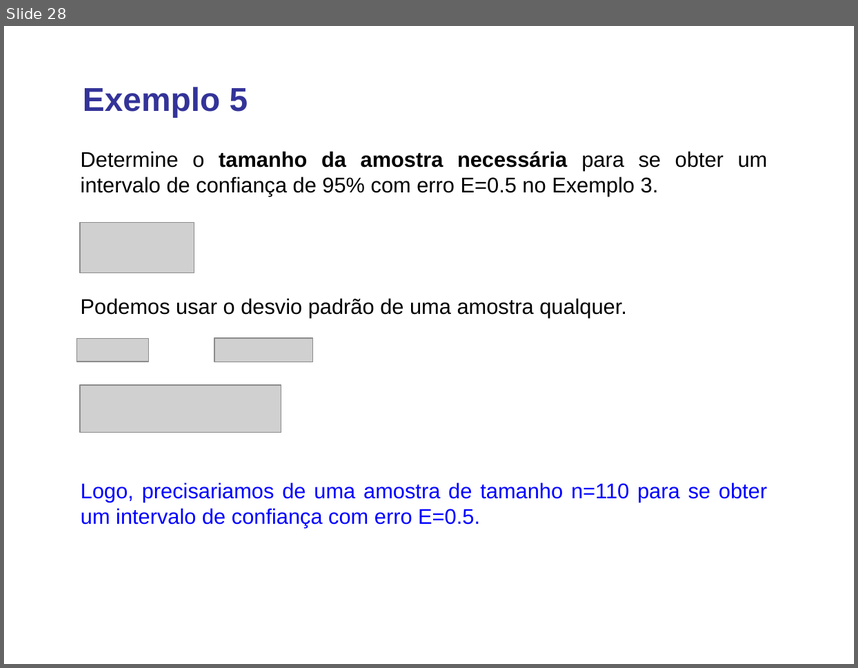
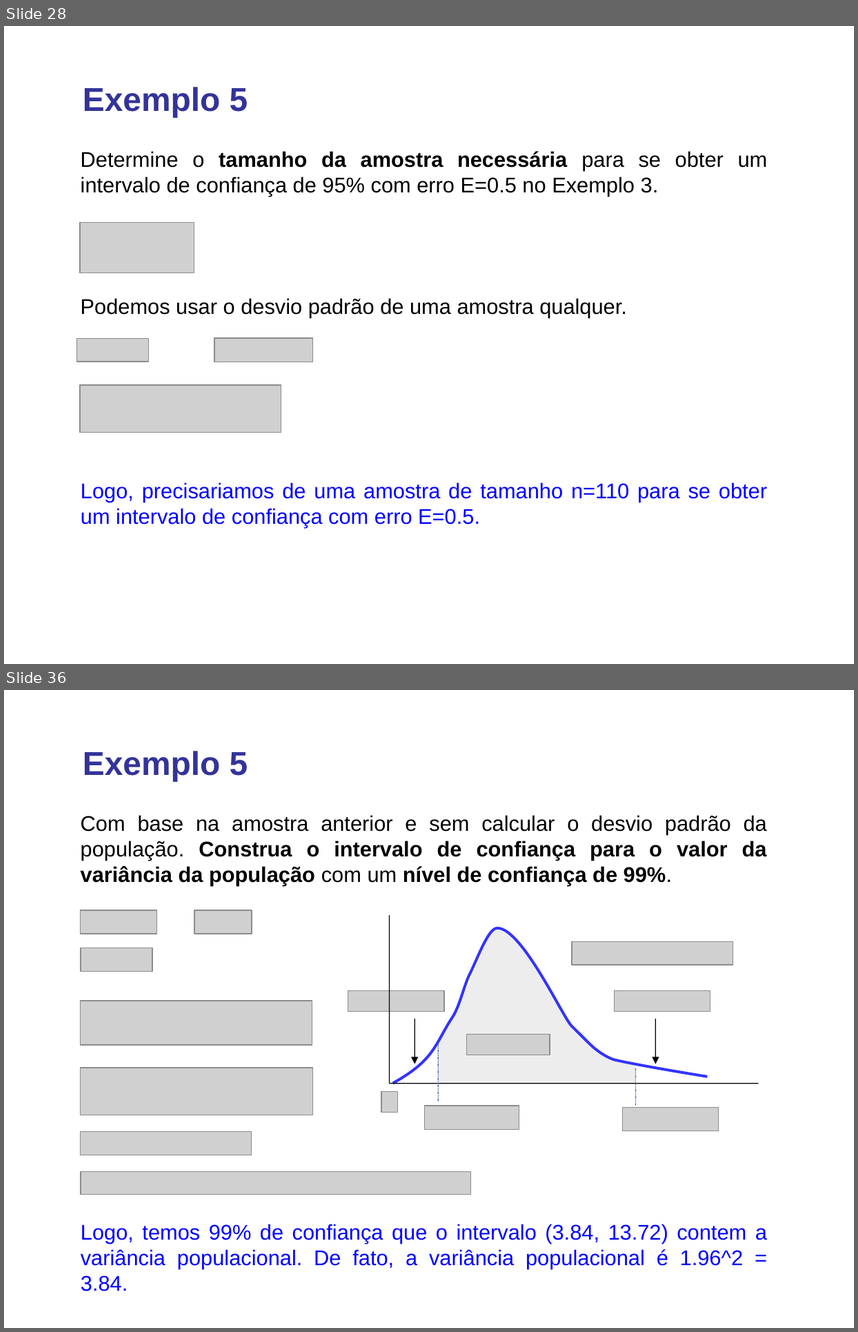
Before and after one commit to lansaviniec/estatistica, a slide deck: 7 estimativas e tamanhos amostrais.ppt. Shown one above the other, each under a label of ours: slide 28 before the commit, slides 28 and 36 after it; the slides between them are not shown. The pictures are 858x668 and 858x1332 pixels, drawn with LibreOffice and Linux fonts; fonts in the diff are those of the drawing; grey boxes stand for pictures; background and template pictures are left out. Boxes give left, top, right and bottom in pixels: in the first picture for what was removed or moved away, otherwise in the second. Text is boxed around its words. In the diff, an @@ line names an element or a change of style, - is before the commit and + after.

```diff
--- a/7 estimativas e tamanhos amostrais.ppt
+++ b/7 estimativas e tamanhos amostrais.ppt
@@ slide 36 added at [4,690,854,1328], background #FFFFFF @@
@@ text added at [83,751,248,781], 28 pt, text #333399, bold @@
+Exemplo 5
@@ text added at [81,815,767,885], 18 pt, text #000000, bold @@
+Com base na amostra anterior e sem calcular o desvio padrão da população. Construa o intervalo de confiança para o valor da variância da população com um nível de confiança de 99%.
@@ picture added at [81,910,157,934] @@
@@ picture added at [194,910,252,934] @@
@@ group added at [348,915,759,1130]: 7 pictures, 4 lines, 2 freeform shapes, 2 arrows @@
@@ picture added at [81,947,153,972] @@
@@ picture added at [81,1000,312,1045] @@
@@ picture added at [81,1067,312,1115] @@
@@ picture added at [81,1131,252,1155] @@
@@ picture added at [81,1171,470,1194] @@
@@ text added at [81,1223,767,1268], 18 pt, text #0000FF @@
+Logo, temos 99% de confiança que o intervalo (3.84, 13.72) contem a variância populacional. De fato, a variância populacional é 1.96^2 = 3.84.
```
Also in this commit, not shown: 9 other slides added.
